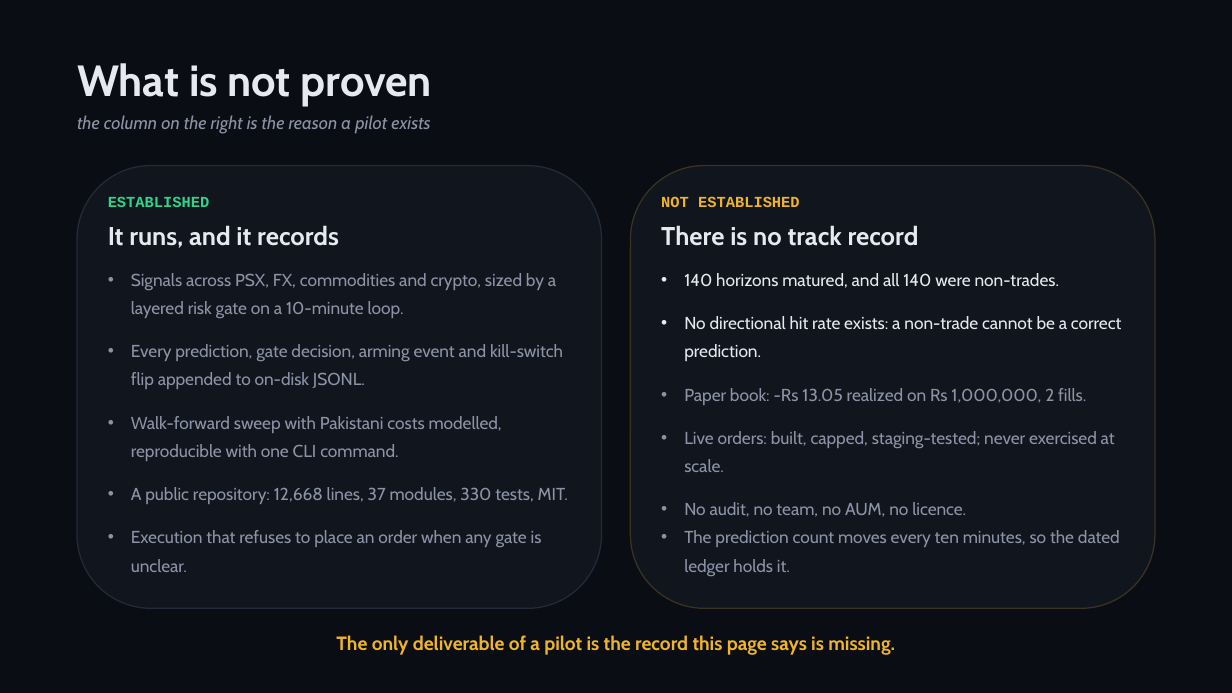
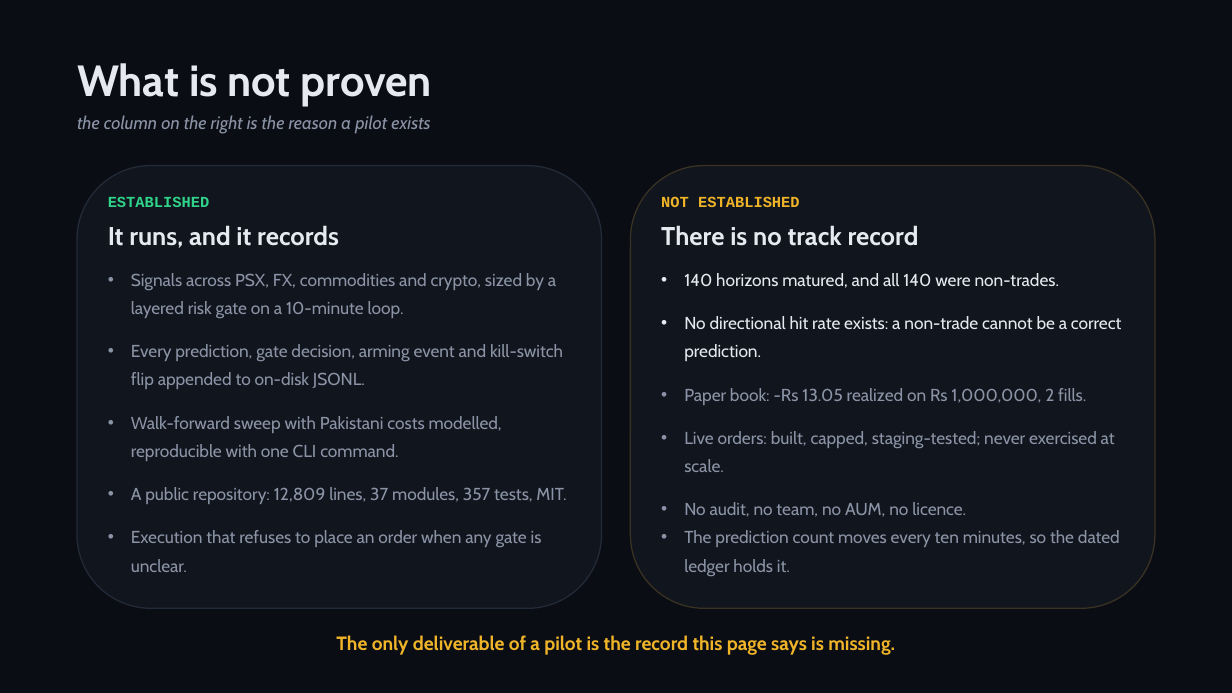
Before and after one commit to zhaider5142009-oss/kairos, a slide deck: slide 6 of docs/investors/KAIROS_Investor_Deck.pptx. Drawn at 1232x693 pixels with LibreOffice and Linux fonts; fonts in the diff are those of the drawing. Boxes give left, top, right and bottom in pixels: in the first picture for what was removed or moved away, otherwise in the second. Text is boxed around its words. In the diff, an @@ line names an element or a change of style, - is before the commit and + after.

```diff
--- a/docs/investors/KAIROS_Investor_Deck.pptx
+++ b/docs/investors/KAIROS_Investor_Deck.pptx
@@ text at <box>131,487,566,504</box>: text changed @@
-• A public repository: 12,668 lines, 37 modules, 330 tests, MIT.
+• A public repository: 12,809 lines, 37 modules, 357 tests, MIT.
```
Also in this commit, not shown: 3 other slides changed, 18 other files.
